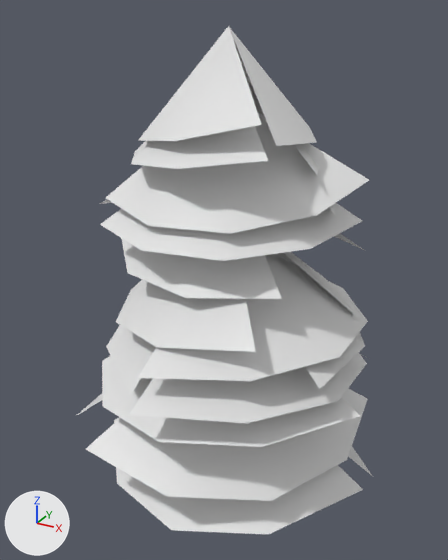
A saved change to the FBX model Kalevala Pinball/Assets/Models/Spruce.FBX.
Both versions are drawn from a camera (50 mm lens) standing at (-0.1178, 0.1706, 0.1513) and looking at (-0.1823, 0.2879, 0.0926). Every picture has the same lights, and +X, +Y and +Z are marked at lower left. Where no turn or scale is listed for an object, it has been applied to the vertices.

Objects in the first picture: 'Spruce Branches', 'Spruce Branches001', 'Spruce Branches002', 'Spruce Branches003', 'Spruce Branches004', 'Spruce Branches005', 'Spruce Branches006', 'Spruce Branches007', 'Spruce Branches008', 'Spruce Branches009', 'Spruce Branches011', 'Spruce Branches012', 'Spruce Branches015', 'Spruce Branches016', 'Spruce Branches018', 'Spruce Branches020', 'Spruce Branches021'.
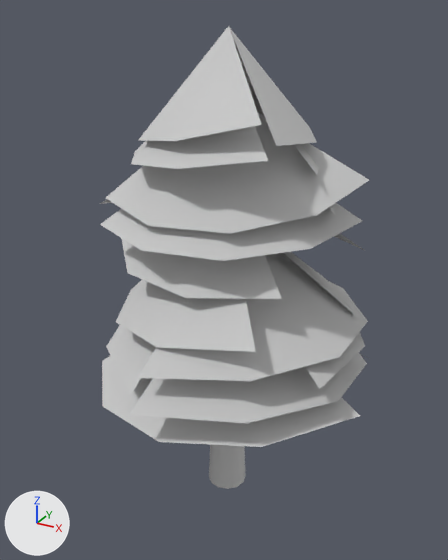
The newer file is also turned or shifted as a whole; pictures and numbers use the older file's frame.

What differs and where, as boxes [x1, y1, x2, y2] in the pictures (448 x 560 px):
'Spruce Branches006', recoloured (white to grey)
    both: [106, 112, 369, 234]
'Spruce Branches009', deleted
    before: [86, 388, 368, 501]
'Spruce Branches021', recoloured (white to grey)
    both: [138, 254, 368, 381]
'Spruce Branches020', recoloured (white to grey)
    both: [129, 353, 367, 423]
'Spruce Branches', deleted
    before: [114, 417, 363, 534]
'Spruce Branches018', recoloured (white to grey)
    both: [100, 203, 362, 261]
'Spruce Branches004', recoloured (white to grey)
    both: [116, 280, 256, 352]
'Spruce Branches007', recoloured (white to grey)
    both: [139, 26, 262, 141]
'Spruce Branches002', recoloured (white to grey)
    both: [102, 356, 360, 447]
'Spruce Branches005', recoloured
    both: [121, 238, 282, 299]
'Spruce Branches016', recoloured (white to grey)
    both: [131, 126, 268, 169]
'Spruce Branches015', recoloured
    both: [229, 27, 317, 146]
'Spruce Branches003', recoloured (white to grey)
    both: [106, 325, 156, 396]
'Spruce Branches011', recoloured
    both: [305, 332, 365, 389]
'Spruce Branches012', recoloured
    both: [275, 252, 356, 316]
'Spruce Branches008', deleted
    before: [348, 447, 372, 476]
'Spruce Branches001', deleted
    before: [76, 394, 102, 416]
'Spruce Trunk', unchanged, uncovered by the edit
    after: [209, 26, 245, 489]

The change, as a diff of the scene's bpy script:
```diff
--- a/Kalevala Pinball/Assets/Models/Spruce.FBX.py
+++ b/Kalevala Pinball/Assets/Models/Spruce.FBX.py
@@ me_mesh_021 @@
 me_mesh_021.from_pydata(...)  # 6 vertices, 4 faces; spans x -0.0018..0.0328, y -0.0376..0.0281, z -0.0244..0.0
+me_mesh_021.materials.append(mat_placeholder)  # light grey #cacaca
@@ me_mesh_006 @@
 me_mesh_006.from_pydata(...)  # 6 vertices, 4 faces; spans x -0.0334..0.0297, y 0.0..0.029, z -0.0236..0.0
+me_mesh_006.materials.append(mat_placeholder)  # light grey #cacaca
@@ me_mesh_007 @@
 me_mesh_007.from_pydata(...)  # 6 vertices, 4 faces; spans x -0.0196..0.0174, y -0.0221..0.0153, z -0.0217..0.0
+me_mesh_007.materials.append(mat_placeholder)  # light grey #cacaca
@@ me_mesh_013 @@
 me_mesh_013.from_pydata(...)  # 6 vertices, 4 faces; spans x -0.0304..0.0, y -0.0311..0.035, z -0.0248..0.0
+me_mesh_013.materials.append(mat_placeholder)  # light grey #cacaca
@@ me_mesh_017 @@
 me_mesh_017.from_pydata(...)  # 6 vertices, 4 faces; spans x -0.0212..0.0186, y -0.0234..0.0115, z -0.0198..0.0
+me_mesh_017.materials.append(mat_placeholder)  # light grey #cacaca
@@ me_mesh_022 @@
 me_mesh_022.from_pydata(...)  # 6 vertices, 4 faces; spans x -0.0012..0.0318, y -0.0349..0.0281, z -0.0214..0.0
+me_mesh_022.materials.append(mat_placeholder)  # light grey #cacaca
@@ me_mesh_004 @@
 me_mesh_004.from_pydata(...)  # 6 vertices, 4 faces; spans x -0.0279..0.021, y -0.0234..0.0115, z -0.0227..0.0
+me_mesh_004.materials.append(mat_placeholder)  # light grey #cacaca
@@ me_mesh_016 @@
 me_mesh_016.from_pydata(...)  # 6 vertices, 4 faces; spans x -0.0174..0.0196, y -0.0153..0.0221, z -0.0217..0.0
+me_mesh_016.materials.append(mat_placeholder)  # light grey #cacaca
@@ me_mesh_003 @@
 me_mesh_003.from_pydata(...)  # 6 vertices, 4 faces; spans x -0.0325..0.0366, y -0.0338..0.0, z -0.0252..0.0
+me_mesh_003.materials.append(mat_placeholder)  # light grey #cacaca
@@ me_mesh_011 @@
 me_mesh_011.from_pydata(...)  # 6 vertices, 4 faces; spans x -0.0161..0.0331, y -0.0187..0.0305, z -0.0241..0.0
+me_mesh_011.materials.append(mat_placeholder)  # light grey #cacaca
@@ me_mesh_005 @@
 me_mesh_005.from_pydata(...)  # 6 vertices, 4 faces; spans x -0.0262..0.0205, y -0.0291..0.0178, z -0.0254..0.0
+me_mesh_005.materials.append(mat_placeholder)  # light grey #cacaca
@@ me_mesh_019 @@
 me_mesh_019.from_pydata(...)  # 6 vertices, 4 faces; spans x -0.0226..0.029, y -0.0258..0.0069, z -0.0199..0.0
+me_mesh_019.materials.append(mat_placeholder)  # light grey #cacaca
@@ me_mesh_001 @@
 me_mesh_001.from_pydata(...)  # 6 vertices, 4 faces; spans x -0.0225..0.029, y -0.0232..0.0091, z -0.0229..0.0
+me_mesh_001.materials.append(mat_placeholder)  # light grey #cacaca
@@ ob_spruce_branches @@
-ob_spruce_branches = bpy.data.objects.new('Spruce Branches', me_mesh_012)
@@ ob_spruce_branches009 @@
-ob_spruce_branches009 = bpy.data.objects.new('Spruce Branches009', me_mesh_009)
@@ ob_spruce_branches001 @@
-ob_spruce_branches001 = bpy.data.objects.new('Spruce Branches001', me_mesh_002)
@@ ob_spruce_branches008 @@
-ob_spruce_branches008 = bpy.data.objects.new('Spruce Branches008', me_mesh_008)
```
